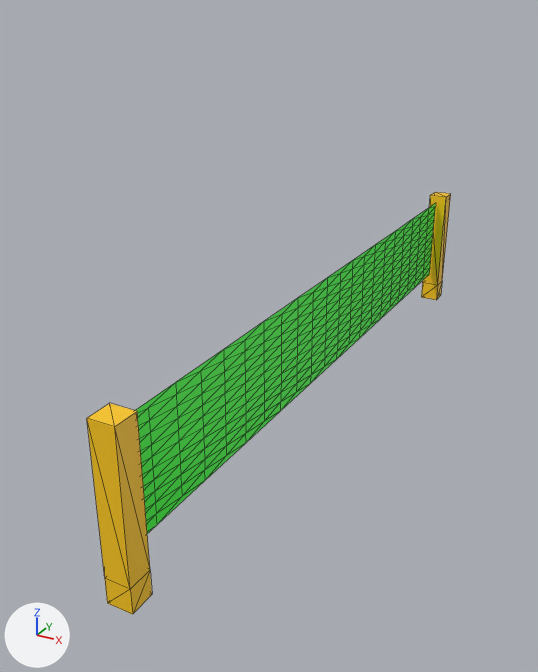
What one commit did to the COLLADA model res/models/tenis_net/tenis_net.dae.
Before and after are seen from a 50 mm lens placed at (25.6, -59.3, 33.5), pointed at (-6.4, -1.1, 4.4). Arrows for +X, +Y and +Z are at lower left; the lights stay in place. Mesh edges are drawn as thin lines.
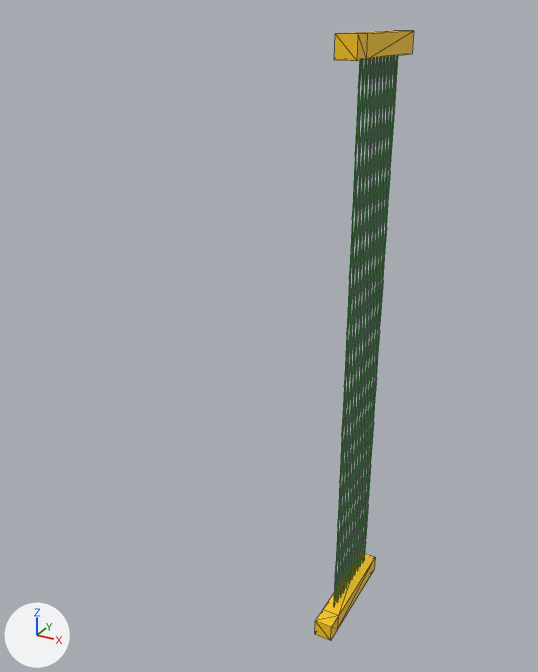
Where the change shows, as pixel boxes (x1, y1, x2, y2) in the pictures (538 x 672 px):
'Plane', reshaped, moved, turned
    before: (135, 203, 436, 534)
    after: (334, 55, 398, 604)
'Cube', moved, turned
    before: (87, 403, 152, 615)
    after: (334, 30, 414, 61)
'Cube.001', moved, turned
    before: (421, 192, 451, 300)
    after: (315, 552, 375, 641)
part 1 of me_plane, added (green)
    after: (334, 55, 398, 604)

The change in detail:
me_plane is used by ob_plane; location (-0.2, -29.2, 1.0); rotation (0.0, 1.571, 0.0), in degrees (0, 90, 0).
me_plane had 244 vertices, 442 faces and spanned x -10.6..-1.4, y -1.5..59.3, z 0.0.
me_plane now has 1414 vertices, 3704 faces and spans x -10.6..-1.4, y -1.5..59.3, z 0.0.
me_plane part 1: 1170 vertices added at x -10.6..-1.4, y -1.5..59.3, z 0.0.
Object 'Plane' (ob_plane) moves from (-0.2, -29.2, 1.0) to (-0.2, 2.1, 28.7).
Object 'Plane' (ob_plane) turns from (0, 90, 0) to (-90, -0.2, -90) degrees about x, y and z.
Object 'Cube.001' (ob_cube_001) moves from (0.0, 31.3, 0.0) to (0.0, 0.9, -31.2).
Object 'Cube.001' (ob_cube_001) turns from (0, 0, 0) to (-90, 0, 0) degrees about x, y and z.
Object 'Cube' (ob_cube) moves from (0.0, -31.2, 0.0) to (0.0, 1.1, 30.6).
Object 'Cube' (ob_cube) turns from (0, 0, 0) to (-90, 0, 0) degrees about x, y and z.
